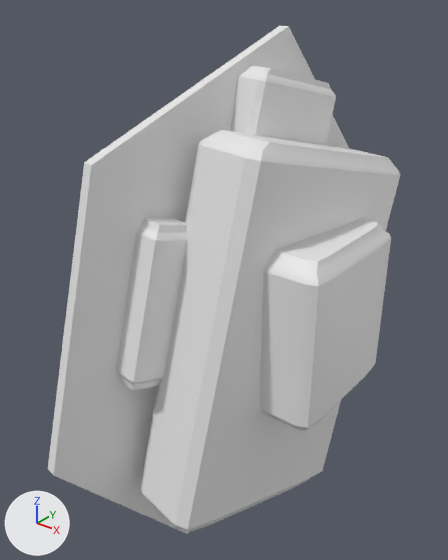
Renders of the glTF model models/parts/llm_gen_aux_shield_003_aaae34.glb from each side of a commit.
One viewpoint serves both versions: a 50 mm lens placed at (15.4, -36.4, 23.0), pointed at (-12.8, -1.1, 1.2). Every picture has the same lights, and +X, +Y and +Z are marked at lower left. The first picture is the older version. Vertices at exactly the same position are counted once.

Before the edit, the objects in view are built like this:
```python
ob_adapter_forearm_clamp_dark = bpy.data.objects.new('adapter_forearm_clamp_dark', me_adapter_forearm_clamp_dark)
ob_adapter_forearm_clamp_dark.location = (0.0, 0.0, 0.0)
ob_capacitor_pod_fwd_6_wing_white = bpy.data.objects.new('capacitor_pod_fwd_6_wing_white', me_capacitor_pod_fwd_6_wing_white)
ob_capacitor_pod_fwd_6_wing_white.location = (0.0, 0.0, 0.0)
ob_ifield_glass_disc_2_canopy_glass = bpy.data.objects.new('ifield_glass_disc_2_canopy_glass', me_ifield_glass_disc_2_canopy_glass)
ob_ifield_glass_disc_2_canopy_glass.location = (0.0, 0.0, 0.0)
ob_ifield_mount_plate_0_adapter_dark = bpy.data.objects.new('ifield_mount_plate_0_adapter_dark', me_ifield_mount_plate_0_adapter_dark)
ob_ifield_mount_plate_0_adapter_dark.location = (0.0, 0.0, 0.0)
ob_radiator_fin_top_3_titanium_silver = bpy.data.objects.new('radiator_fin_top_3_titanium_silver', me_radiator_fin_top_3_titanium_silver)
ob_radiator_fin_top_3_titanium_silver.location = (0.0, 0.0, 0.0)
```
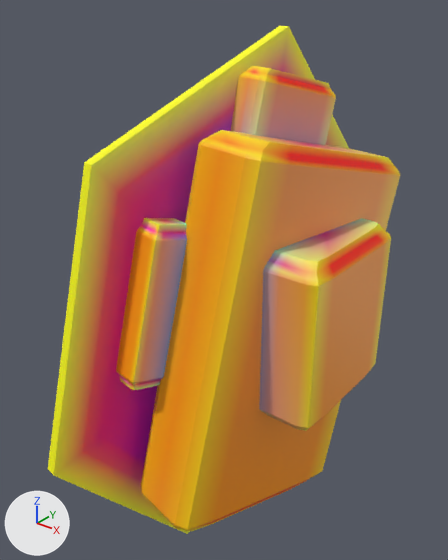
Pixel boxes (x1, y1, x2, y2) of what changed, in the pictures (448 x 560 px):
'ifield_mount_plate_0_adapter_dark', recoloured (white to orange)
    both: (141, 130, 400, 532)
'ifield_glass_disc_2_canopy_glass', recoloured (darker)
    both: (48, 26, 349, 534)
'adapter_forearm_clamp_dark', recoloured (white to orange)
    both: (259, 218, 391, 431)
'capacitor_pod_fwd_6_wing_white', recoloured (darker)
    both: (116, 218, 187, 390)
'radiator_fin_top_3_titanium_silver', recoloured (darker)
    both: (231, 66, 336, 145)

What changed in the scene script:
```text
Add mat_defaultmaterial_008:
    mat_defaultmaterial_008 = bpy.data.materials.new('DefaultMaterial.008')
    mat_defaultmaterial_008.use_nodes = True; mat_defaultmaterial_008.node_tree.nodes.clear()
    _N = mat_defaultmaterial_008.node_tree.nodes; _L = mat_defaultmaterial_008.node_tree.links
    n0 = _N.new('ShaderNodeOutputMaterial'); n0.name = 'Material Output'
    n1 = _N.new('ShaderNodeBsdfPrincipled'); n1.name = 'Principled BSDF'
    n2 = _N.new('ShaderNodeVertexColor'); n2.name = 'Color Attribute'
    _L.new(n1.outputs[0], n0.inputs[0])  # 'BSDF' to 'Surface'
    _L.new(n2.outputs[0], n1.inputs[0])  # 'Color' to 'Base Color'
Add mat_defaultmaterial_005:
    mat_defaultmaterial_005 = bpy.data.materials.new('DefaultMaterial.005')
    mat_defaultmaterial_005.use_nodes = True; mat_defaultmaterial_005.node_tree.nodes.clear()
    _N = mat_defaultmaterial_005.node_tree.nodes; _L = mat_defaultmaterial_005.node_tree.links
    n0 = _N.new('ShaderNodeOutputMaterial'); n0.name = 'Material Output'
    n1 = _N.new('ShaderNodeBsdfPrincipled'); n1.name = 'Principled BSDF'
    n2 = _N.new('ShaderNodeVertexColor'); n2.name = 'Color Attribute'
    _L.new(n1.outputs[0], n0.inputs[0])  # 'BSDF' to 'Surface'
    _L.new(n2.outputs[0], n1.inputs[0])  # 'Color' to 'Base Color'
Add mat_defaultmaterial_004:
    mat_defaultmaterial_004 = bpy.data.materials.new('DefaultMaterial.004')
    mat_defaultmaterial_004.use_nodes = True; mat_defaultmaterial_004.node_tree.nodes.clear()
    _N = mat_defaultmaterial_004.node_tree.nodes; _L = mat_defaultmaterial_004.node_tree.links
    n0 = _N.new('ShaderNodeOutputMaterial'); n0.name = 'Material Output'
    n1 = _N.new('ShaderNodeBsdfPrincipled'); n1.name = 'Principled BSDF'
    n2 = _N.new('ShaderNodeVertexColor'); n2.name = 'Color Attribute'
    _L.new(n1.outputs[0], n0.inputs[0])  # 'BSDF' to 'Surface'
    _L.new(n2.outputs[0], n1.inputs[0])  # 'Color' to 'Base Color'
Add mat_defaultmaterial_002:
    mat_defaultmaterial_002 = bpy.data.materials.new('DefaultMaterial.002')
    mat_defaultmaterial_002.use_nodes = True; mat_defaultmaterial_002.node_tree.nodes.clear()
    _N = mat_defaultmaterial_002.node_tree.nodes; _L = mat_defaultmaterial_002.node_tree.links
    n0 = _N.new('ShaderNodeOutputMaterial'); n0.name = 'Material Output'
    n1 = _N.new('ShaderNodeBsdfPrincipled'); n1.name = 'Principled BSDF'
    n2 = _N.new('ShaderNodeVertexColor'); n2.name = 'Color Attribute'
    _L.new(n1.outputs[0], n0.inputs[0])  # 'BSDF' to 'Surface'
    _L.new(n2.outputs[0], n1.inputs[0])  # 'Color' to 'Base Color'
Add mat_defaultmaterial:
    mat_defaultmaterial = bpy.data.materials.new('DefaultMaterial')
    mat_defaultmaterial.use_nodes = True; mat_defaultmaterial.node_tree.nodes.clear()
    _N = mat_defaultmaterial.node_tree.nodes; _L = mat_defaultmaterial.node_tree.links
    n0 = _N.new('ShaderNodeOutputMaterial'); n0.name = 'Material Output'
    n1 = _N.new('ShaderNodeBsdfPrincipled'); n1.name = 'Principled BSDF'
    n2 = _N.new('ShaderNodeVertexColor'); n2.name = 'Color Attribute'
    _L.new(n1.outputs[0], n0.inputs[0])  # 'BSDF' to 'Surface'
    _L.new(n2.outputs[0], n1.inputs[0])  # 'Color' to 'Base Color'
Change me_adapter_forearm_clamp_dark:
    where me_adapter_forearm_clamp_dark.from_pydata(...)  # 114 vertices, 224 faces; spans x -7.5..-1.7, y -5.6..5.6, z -6.8..6.8
    me_adapter_forearm_clamp_dark part 1: vertex colours changed
    add me_adapter_forearm_clamp_dark.materials.append(mat_defaultmaterial)
Change me_ifield_mount_plate_0_adapter_dark:
    where me_ifield_mount_plate_0_adapter_dark.from_pydata(...)  # 114 vertices, 224 faces; spans x -13.2..-3.5, y -12.6..10.7, z -18.0..14.0
    me_ifield_mount_plate_0_adapter_dark part 2: vertex colours changed
    add me_ifield_mount_plate_0_adapter_dark.materials.append(mat_defaultmaterial_002)
Change me_ifield_glass_disc_2_canopy_glass:
    where me_ifield_glass_disc_2_canopy_glass.from_pydata(...)  # 38 vertices, 72 faces; spans x -16.6..-9.7, y -17.3..17.0, z -23.9..19.9
    me_ifield_glass_disc_2_canopy_glass part 3: vertex colours changed
    add me_ifield_glass_disc_2_canopy_glass.materials.append(mat_defaultmaterial_004)
Change me_radiator_fin_top_3_titanium_silver:
    where me_radiator_fin_top_3_titanium_silver.from_pydata(...)  # 114 vertices, 224 faces; spans x -13.11..-8.64, y -2.28..8.15, z 5.87..17.49
    add me_radiator_fin_top_3_titanium_silver.materials.append(mat_defaultmaterial_005)
Change me_capacitor_pod_fwd_6_wing_white:
    where me_capacitor_pod_fwd_6_wing_white.from_pydata(...)  # 114 vertices, 224 faces; spans x -15.05..-11.26, y -12.04..-5.81, z -4.18..8.38
    me_capacitor_pod_fwd_6_wing_white part 4: vertex colours changed
    add me_capacitor_pod_fwd_6_wing_white.materials.append(mat_defaultmaterial_008)
```
